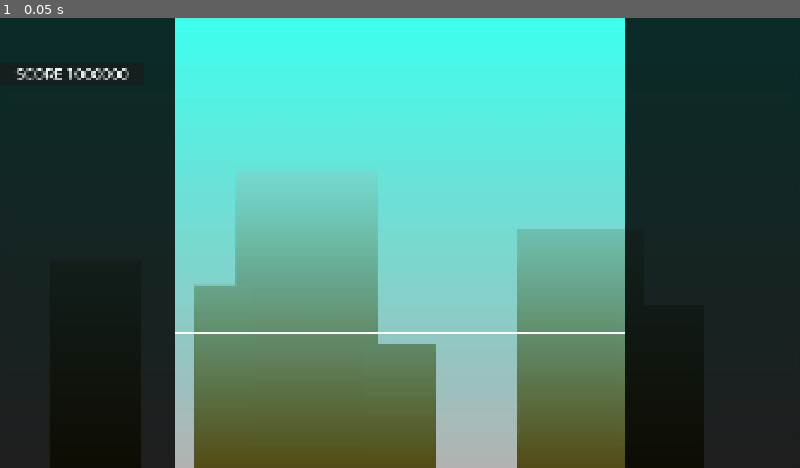
Above: before the commit, frame 1.
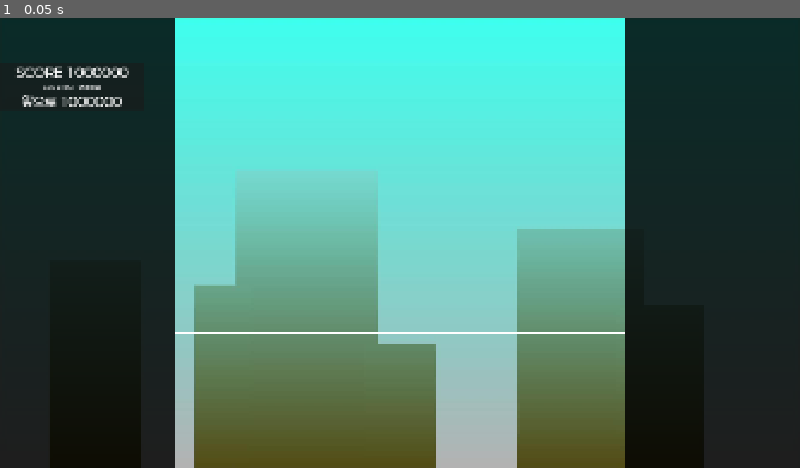
Above: after the commit, the same moment.

Repository: junu192857/Vexatonic-dash-2
Game: Godot game, scene res://Scenes/RhythmScene.tscn
The game is run twice, just before and just after one commit, with the same random seed, the same clock (stepped at 60 frames per second) and the same inputs. This scene is started directly instead of the project's main scene. Sound files missing from this copy of the repository are replaced by a short silence.
Inputs:
- Up to frame 1 (0.05 s): no input

The runs differ from the first frame. In frame 1, 0.6% of the frame differs, in the area x 2-17%, y 10-20%.

Commit message:
강제종료 관련 문구 추가

Diff:
--- a/vexatonic-dash-2/Scenes/RhythmScene.tscn
+++ b/vexatonic-dash-2/Scenes/RhythmScene.tscn
@@ -67,6 +67,17 @@
 stream = ExtResource("16_rvley")
 parameters/looping = true
 
+[node name="BackgroundLayer" type="CanvasLayer" parent="." unique_id=1570471814]
+layer = -1
+
+[node name="TextureRect" type="TextureRect" parent="BackgroundLayer" unique_id=1867714129]
+anchors_preset = 15
+anchor_right = 1.0
+anchor_bottom = 1.0
+grow_horizontal = 2
+grow_vertical = 2
+texture = ExtResource("13_g5yvx")
+
 [node name="CanvasLayer" type="CanvasLayer" parent="." unique_id=84776136]
 
 [node name="Control" type="Control" parent="CanvasLayer" unique_id=1678141502]
@@ -123,20 +134,50 @@
 anchors_preset = -1
 anchor_top = 0.1
 anchor_right = 0.18
-anchor_bottom = 0.15
+anchor_bottom = 0.20600002
 offset_right = 0.3199768
+offset_bottom = -0.480011
 
 [node name="ScoreText" type="Label" parent="CanvasLayer/Control/ScorePanel" unique_id=519592229]
 layout_mode = 1
 anchors_preset = -1
 anchor_left = 0.1
-anchor_right = 0.9
-anchor_bottom = 1.0
+anchor_right = 0.90000004
+anchor_bottom = 0.404
+offset_right = -3.0517578e-05
+offset_bottom = -0.055999756
 grow_horizontal = 2
 grow_vertical = 2
 theme_override_fonts/font = ExtResource("16_r4r31")
 theme_override_font_sizes/font_size = 32
 text = "SCORE 0000000"
+horizontal_alignment = 1
+vertical_alignment = 1
+
+[node name="ForcedStopLabel" type="Label" parent="CanvasLayer/Control/ScorePanel" unique_id=1758996143]
+layout_mode = 1
+anchors_preset = -1
+anchor_top = 0.386
+anchor_right = 1.0
+anchor_bottom = 0.614
+offset_top = -0.0040016174
+offset_bottom = 0.0039978027
+theme_override_fonts/font = ExtResource("16_r4r31")
+text = "SSS 미만 시 강제종료"
+horizontal_alignment = 1
+vertical_alignment = 1
+
+[node name="ForcedStopLabel2" type="Label" parent="CanvasLayer/Control/ScorePanel" unique_id=1855834486]
+layout_mode = 1
+anchors_preset = -1
+anchor_top = 0.64000005
+anchor_right = 1.0
+anchor_bottom = 0.98200005
+offset_top = 0.039993286
+offset_bottom = 0.051994324
+theme_override_fonts/font = ExtResource("16_r4r31")
+theme_override_font_sizes/font_size = 32
+text = "앞으로 1000000"
 horizontal_alignment = 1
 vertical_alignment = 1
 
@@ -231,6 +272,7 @@
 vertical_alignment = 1
 
 [node name="ResultPanelHolder" type="ColorRect" parent="CanvasLayer/Control" unique_id=2075620177]
+visible = false
 layout_mode = 1
 anchors_preset = 15
 anchor_right = 1.0
@@ -545,16 +587,5 @@
 [node name="StoryControl" parent="CanvasLayer" unique_id=194327749 instance=ExtResource("17_rvley")]
 visible = false
 
-[node name="BackgroundLayer" type="CanvasLayer" parent="." unique_id=1570471814]
-layer = -1
-
-[node name="TextureRect" type="TextureRect" parent="BackgroundLayer" unique_id=1867714129]
-anchors_preset = 15
-anchor_right = 1.0
-anchor_bottom = 1.0
-grow_horizontal = 2
-grow_vertical = 2
-texture = ExtResource("13_g5yvx")
-
 [connection signal="status_updated" from="RhythmManager/IngameDataManager" to="RhythmManager/IngameUIManager" method="_on_status_update"]
 [connection signal="pressed" from="CanvasLayer/Control/ResultPanelHolder/ResultPanel/ConstantLabelHolder/Button" to="RhythmManager/IngameUIManager" method="_on_result_confirm"]
